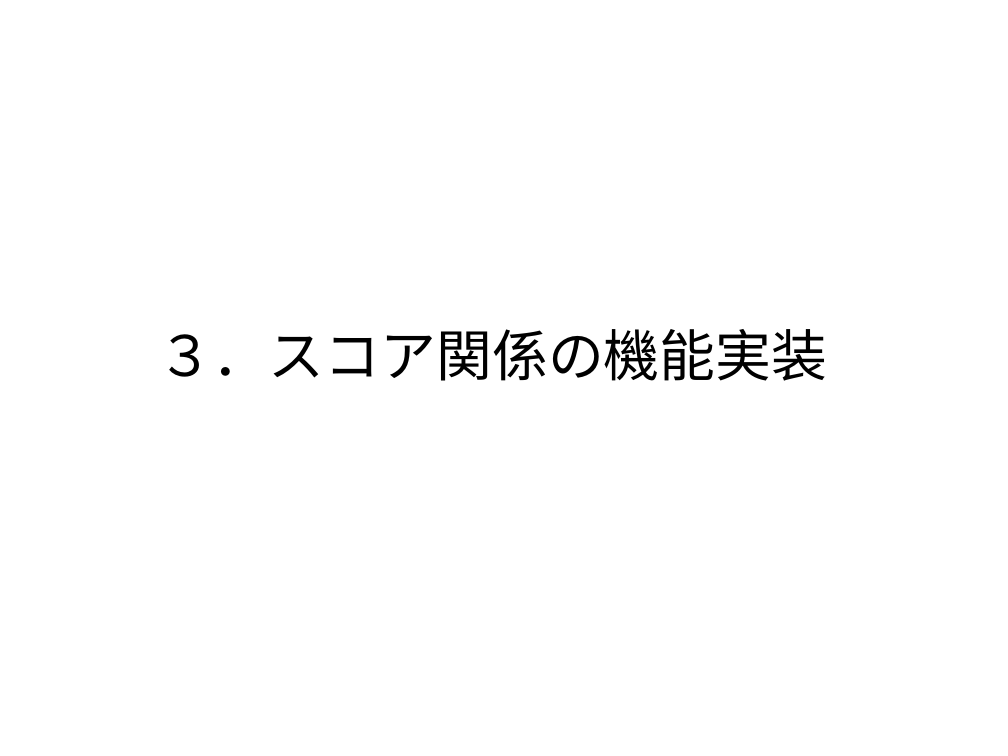
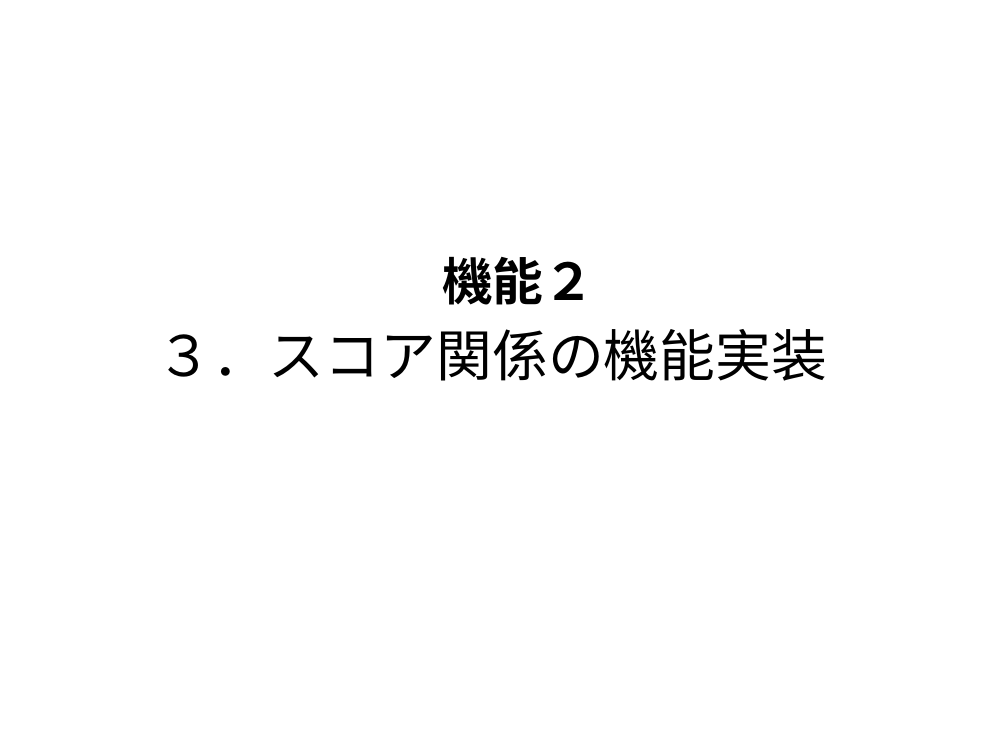
Before and after one commit to Miura0425/LunarLander_Art, a slide deck: slide 20 of 「クライアントとサーバー」発表資料.pptx (slide 9 before the commit). Drawn at 1008x756 pixels with LibreOffice and Linux fonts; fonts in the diff are those of the drawing. Boxes give left, top, right and bottom in pixels: in the first picture for what was removed or moved away, otherwise in the second. Text is boxed around its words. In the diff, an @@ line names an element or a change of style, - is before the commit and + after.

```diff
--- a/「クライアントとサーバー」発表資料.pptx
+++ b/「クライアントとサーバー」発表資料.pptx
@@ text added at [442, 256, 594, 305], 40 pt, text #000000, bold @@
+機能２
```
Also in this commit, not shown: 5 other slides changed, 17 slides added, 1 slide removed, 3 other files.
